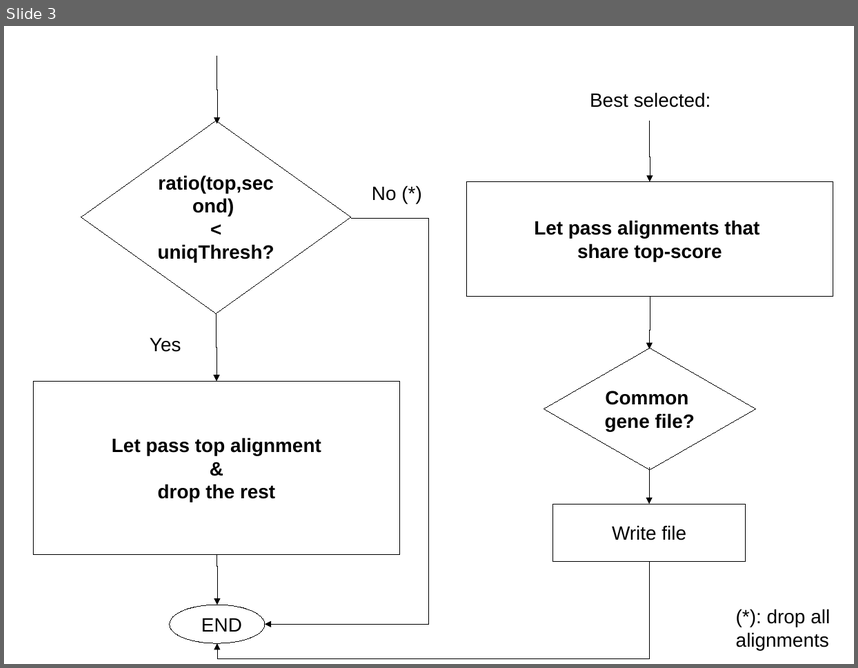
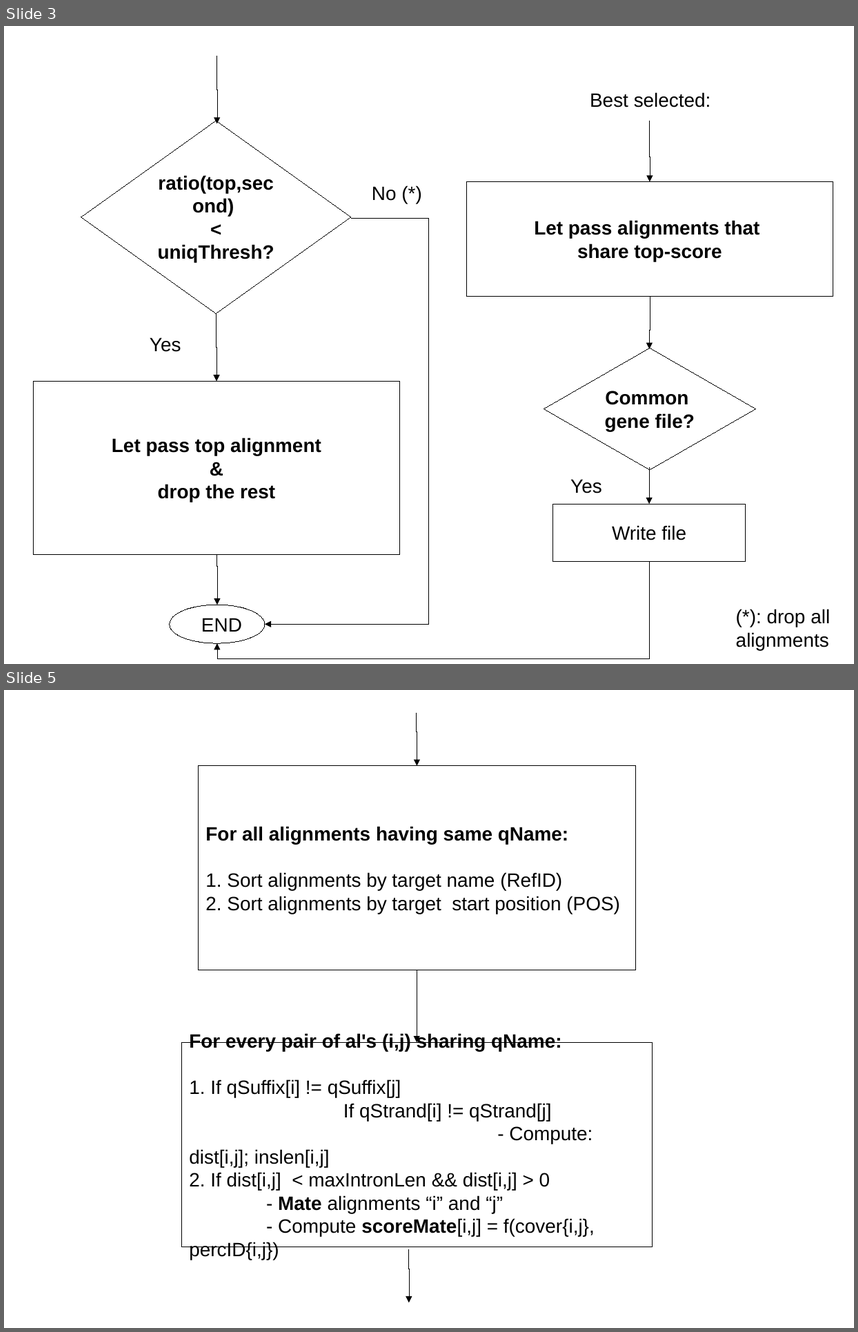
Before and after one commit to Gaius-Augustus/Augustus, a slide deck: auxprogs/filterBam/filterBam.odp. Shown one above the other, each under a label of ours: slide 3 before the commit, slides 3 and 5 after it; the slides between them are not shown. The pictures are 858x668 and 858x1332 pixels, drawn with LibreOffice and Linux fonts; fonts in the diff are those of the drawing. Boxes give left, top, right and bottom in pixels: in the first picture for what was removed or moved away, otherwise in the second. Text is boxed around its words. In the diff, an @@ line names an element or a change of style, - is before the commit and + after.

```diff
--- a/auxprogs/filterBam/filterBam.odp
+++ b/auxprogs/filterBam/filterBam.odp
@@ slide 5 added at (4, 690, 854, 1328), background #FFFFFF @@
@@ elbow arrow added from (417, 712) to (417, 766), #000000 0 pt @@
@@ rectangle added at (199, 766, 636, 970), outline #000000 0 pt, 18 pt, text #000000 @@
+For all alignments having same qName:
+1. Sort alignments by target name (RefID)
+2. Sort alignments by target start position (POS)
@@ elbow arrow added from (417, 970) to (417, 1043), #000000 0 pt @@
@@ rectangle added at (181, 1043, 652, 1247), outline #000000 0 pt, 18 pt, text #000000 @@
+For every pair of al's (i,j) sharing qName:
+1. If qSuffix[i] != qSuffix[j]
+If qStrand[i] != qStrand[j]
+- Compute: dist[i,j]; inslen[i,j]
+2. If dist[i,j] < maxIntronLen && dist[i,j] > 0
+- Mate alignments “i” and “j”
+- Compute scoreMate[i,j] = f(cover{i,j}, percID{i,j})
@@ elbow arrow added from (408, 1250) to (409, 1303), #000000 0 pt @@
@@ slide 3 changed as well @@
@@ text added at (570, 479, 602, 493), 18 pt, text #000000 @@
+Yes
```
Also in this commit, not shown: 2 other slides changed, 3 other slides added.
